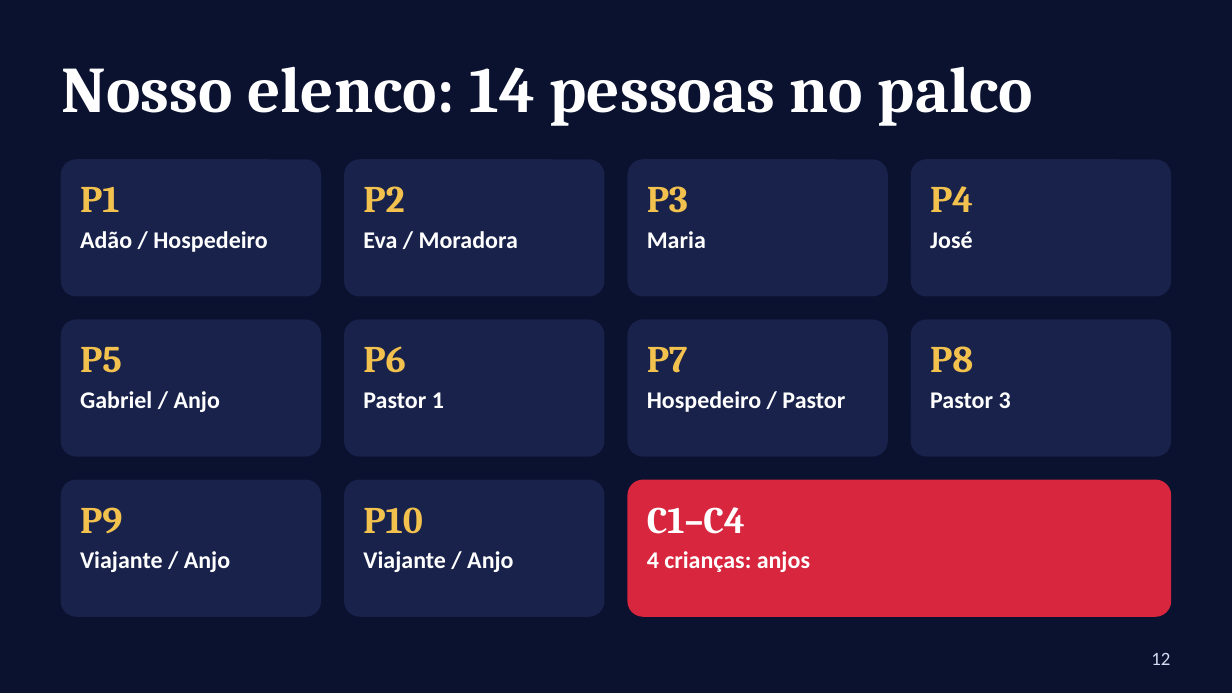
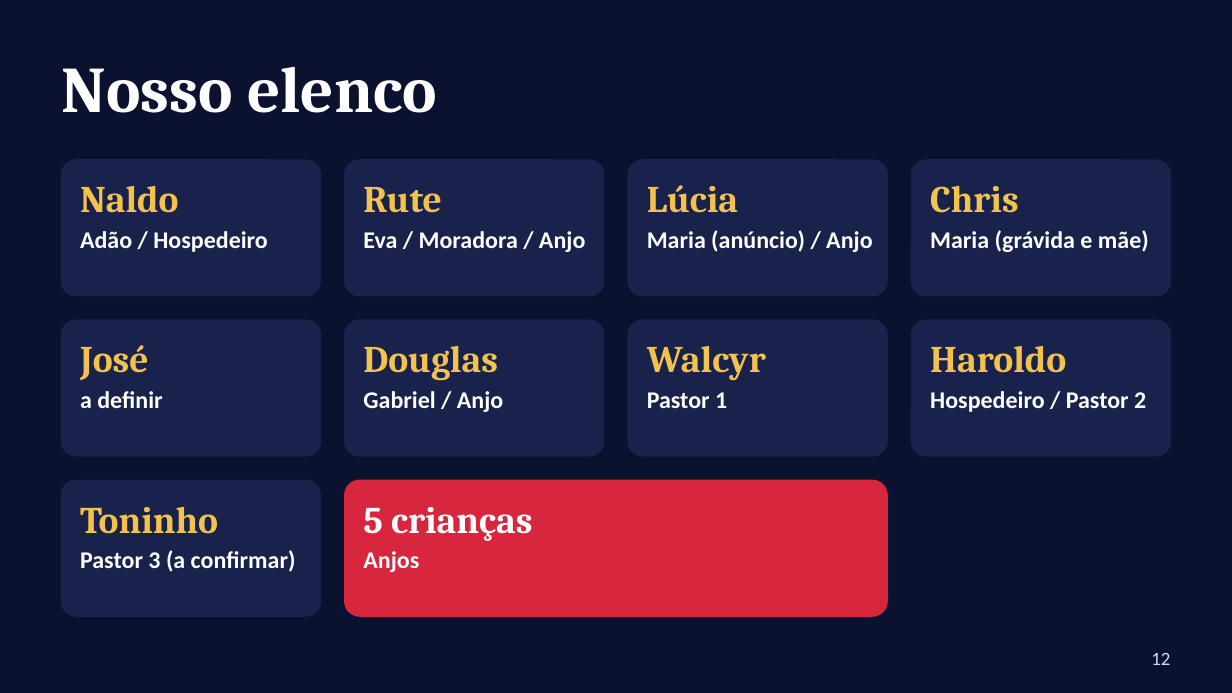
Before and after one commit to MatheusXd1227/Rob-IA-BTG, a slide deck: slide 12 of teatro/apresentacao-telao.pptx. Drawn at 1232x693 pixels with LibreOffice and Linux fonts; fonts in the diff are those of the drawing. Boxes give left, top, right and bottom in pixels: in the first picture for what was removed or moved away, otherwise in the second. Text is boxed around its words. In the diff, an @@ line names an element or a change of style, - is before the commit and + after.

```diff
--- a/teatro/apresentacao-telao.pptx
+++ b/teatro/apresentacao-telao.pptx
@@ title at <box>62,66,437,113</box>: text changed @@
-Nosso elenco: 14 pessoas no palco
+Nosso elenco
@@ text at <box>80,186,179,213</box>: text changed @@
-P1
+Naldo
@@ text at <box>363,187,442,213</box>: text changed @@
-P2
+Rute
@@ text at <box>647,185,738,213</box>: text changed @@
-P3
+Lúcia
@@ text at <box>930,185,1019,213</box>: text changed @@
-P4
+Chris
@@ text at <box>363,231,585,252</box>: text changed @@
-Eva / Moradora
+Eva / Moradora / Anjo
@@ text at <box>647,230,872,252</box>: text changed @@
-Maria
+Maria (anúncio) / Anjo
@@ text at <box>930,230,1149,252</box>: text changed @@
-José
+Maria (grávida e mãe)
@@ text at <box>80,345,149,380</box>: text changed @@
-P5
+José
@@ text at <box>363,346,498,381</box>: text changed @@
-P6
+Douglas
@@ text at <box>647,346,766,381</box>: text changed @@
-P7
+Walcyr
@@ text at <box>930,346,1066,373</box>: text changed @@
-P8
+Haroldo
@@ text at <box>80,391,162,408</box>: text changed @@
-Gabriel / Anjo
+a definir
@@ text at <box>363,391,503,412</box>: text changed @@
-Pastor 1
+Gabriel / Anjo
@@ text at <box>647,392,727,408</box>: text changed @@
-Hospedeiro / Pastor
+Pastor 1
@@ text at <box>930,391,1146,412</box>: text changed @@
-Pastor 3
+Hospedeiro / Pastor 2
@@ text at <box>80,507,218,534</box>: text changed @@
-P9
+Toninho
@@ rounded rectangle: place and size @@
-rounded rectangle at <box>345,480,604,616</box>
+rounded rectangle at <box>345,480,887,616</box>
@@ rounded rectangle at <box>345,480,887,616</box>: fill #18224A to #D7263D; outline #18224A 1 pt to #D7263D 1 pt @@
@@ text at <box>363,507,532,541</box>: text changed; text colour #F2C14E to #FFFFFF @@
-P10
+5 crianças
@@ rounded rectangle removed at <box>628,480,1170,616</box> @@
@@ text removed at <box>647,507,745,534</box> @@
-C1–C4
@@ text at <box>80,550,296,572</box>: text changed @@
-Viajante / Anjo
+Pastor 3 (a confirmar)
@@ text at <box>363,551,419,572</box>: text changed @@
-Viajante / Anjo
+Anjos
@@ text removed at <box>647,551,810,572</box> @@
-4 crianças: anjos
```
Also in this commit, not shown: 1 other slide changed, 6 other files.
